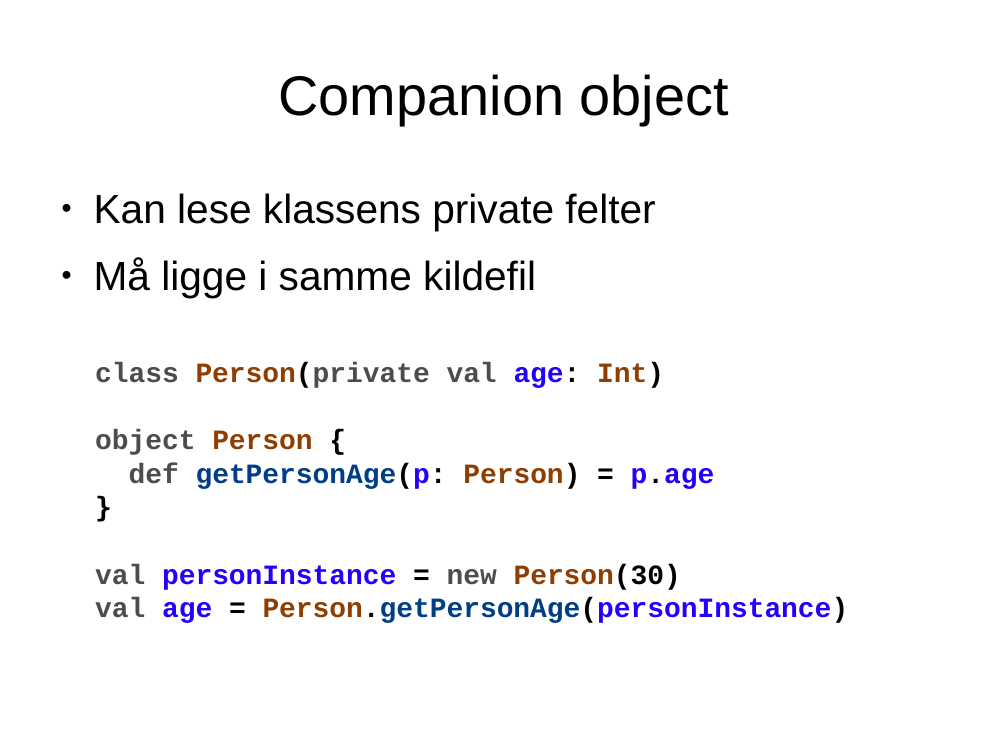
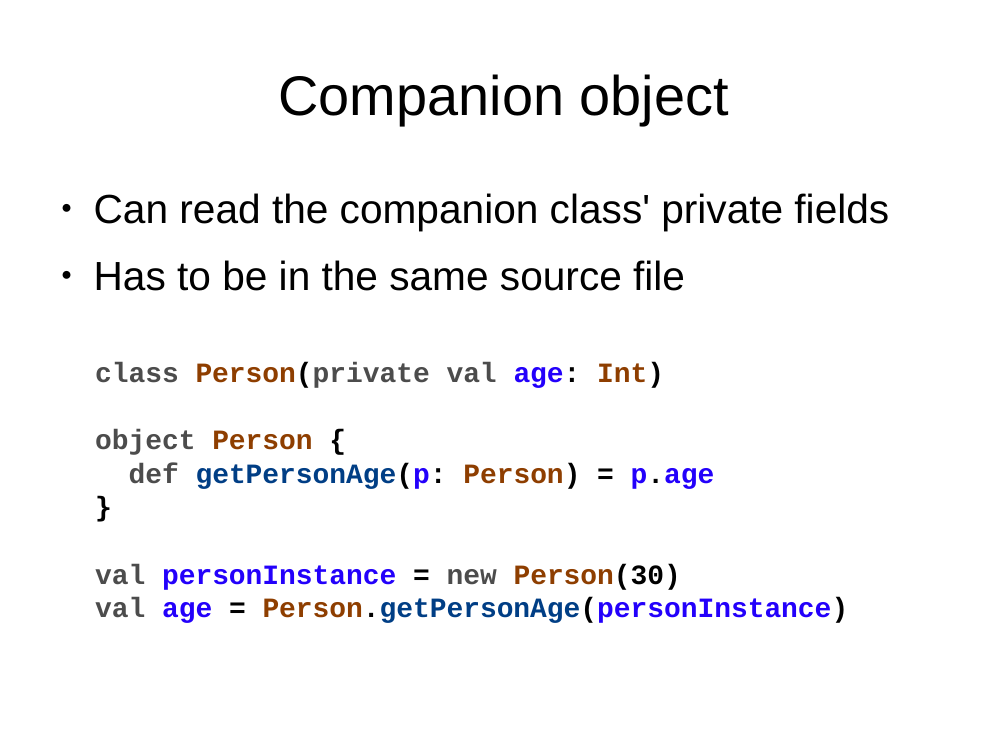
Before and after one commit to javaBin/scala-training-slides, a slide deck: slide 4 of 1.6 - OO-traits.odp. Drawn at 1008x756 pixels with LibreOffice and Linux fonts; fonts in the diff are those of the drawing; background and template pictures are left out. Boxes give left, top, right and bottom in pixels: in the first picture for what was removed or moved away, otherwise in the second. Text is boxed around its words. In the diff, an @@ line names an element or a change of style, - is before the commit and + after.

```diff
--- a/1.6 - OO-traits.odp
+++ b/1.6 - OO-traits.odp
@@ text at (x1=94, y1=193, x2=889, y2=291): text changed @@
-● Kan lese klassens private felter
-● Må ligge i samme kildefil
+● Can read the companion class' private fields
+● Has to be in the same source file
```
Also in this commit, not shown: 12 other slides changed.
